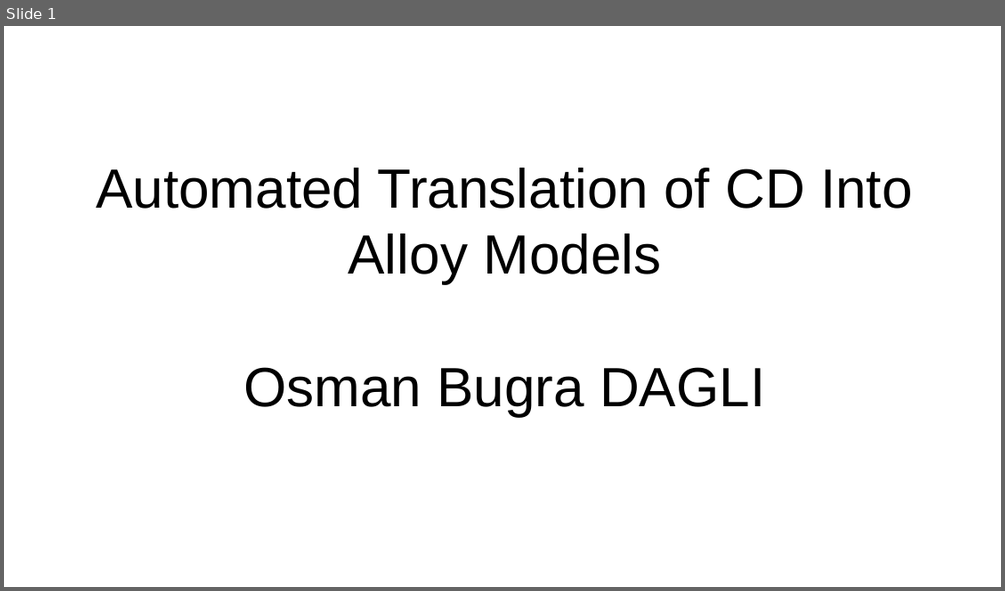
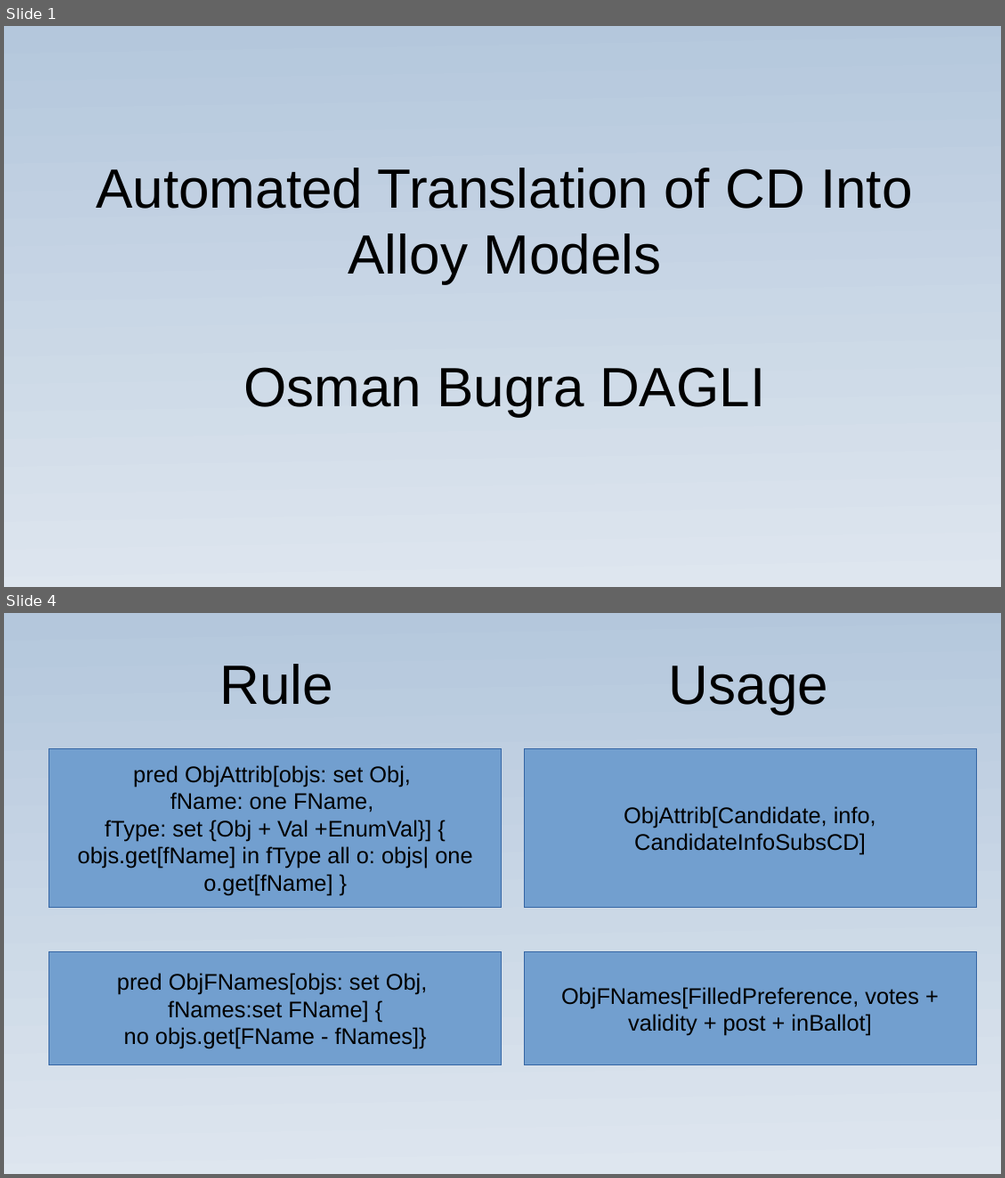
Before and after one commit to osmandagli/cd2alloy, a slide deck: slide/slide.odp. Shown one above the other, each under a label of ours: slide 1 before the commit, slides 1 and 4 after it; the slides between them are not shown. The pictures are 1005x591 and 1005x1178 pixels, drawn with LibreOffice and Linux fonts; fonts in the diff are those of the drawing. Boxes give left, top, right and bottom in pixels: in the first picture for what was removed or moved away, otherwise in the second. Text is boxed around its words. In the diff, an @@ line names an element or a change of style, - is before the commit and + after.

```diff
--- a/slide/slide.odp
+++ b/slide/slide.odp
@@ slide 4 added at [4, 613, 1001, 1174], background gradient #B4C7DC to #DEE6EF @@
@@ title added at [219, 664, 333, 705], 44 pt, text #000000 @@
+Rule
@@ title added at [669, 666, 828, 714], 44 pt, text #000000 @@
+Usage
@@ rectangle added at [49, 748, 502, 907], fill #729FCF, outline #3465A4 0 pt, 18 pt, text #000000 @@
+pred ObjAttrib[objs: set Obj,
+fName: one FName,
+fType: set {Obj + Val +EnumVal}] {
+objs.get[fName] in fType all o: objs| one o.get[fName] }
@@ rectangle added at [524, 748, 977, 907], fill #729FCF, outline #3465A4 0 pt, 18 pt, text #000000 @@
+ObjAttrib[Candidate, info,
+CandidateInfoSubsCD]
@@ rectangle added at [49, 951, 502, 1065], fill #729FCF, outline #3465A4 0 pt, 18 pt, text #000000 @@
+pred ObjFNames[objs: set Obj,
+fNames:set FName] {
+no objs.get[FName - fNames]}
@@ rectangle added at [524, 952, 977, 1065], fill #729FCF, outline #3465A4 0 pt, 18 pt, text #000000 @@
+ObjFNames[FilledPreference, votes + validity + post + inBallot]
@@ slide 1 changed as well @@
@@ background #FFFFFF to gradient #B4C7DC to #DEE6EF @@
```
Also in this commit, not shown: 6 other slides added, 5 slides removed, 12 other files.
